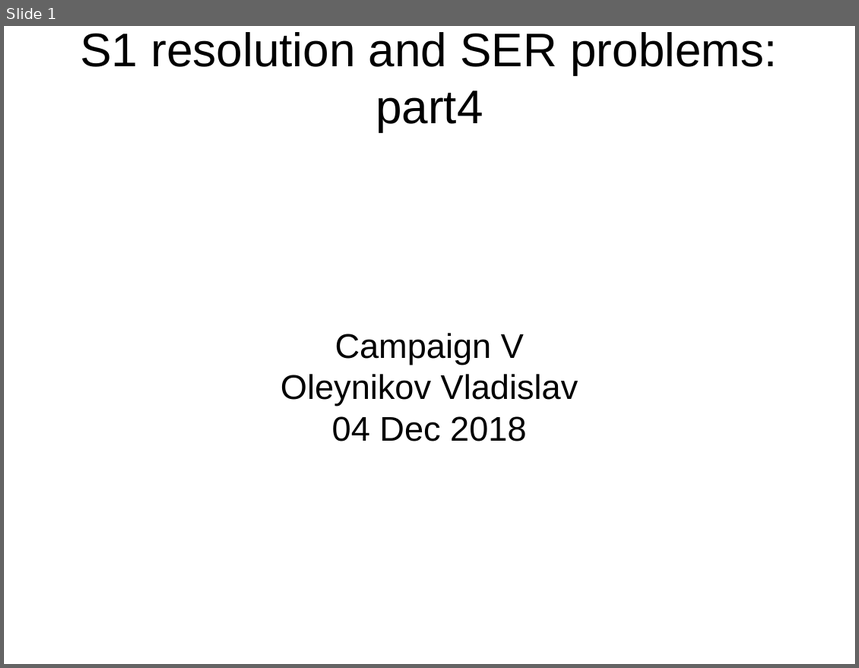
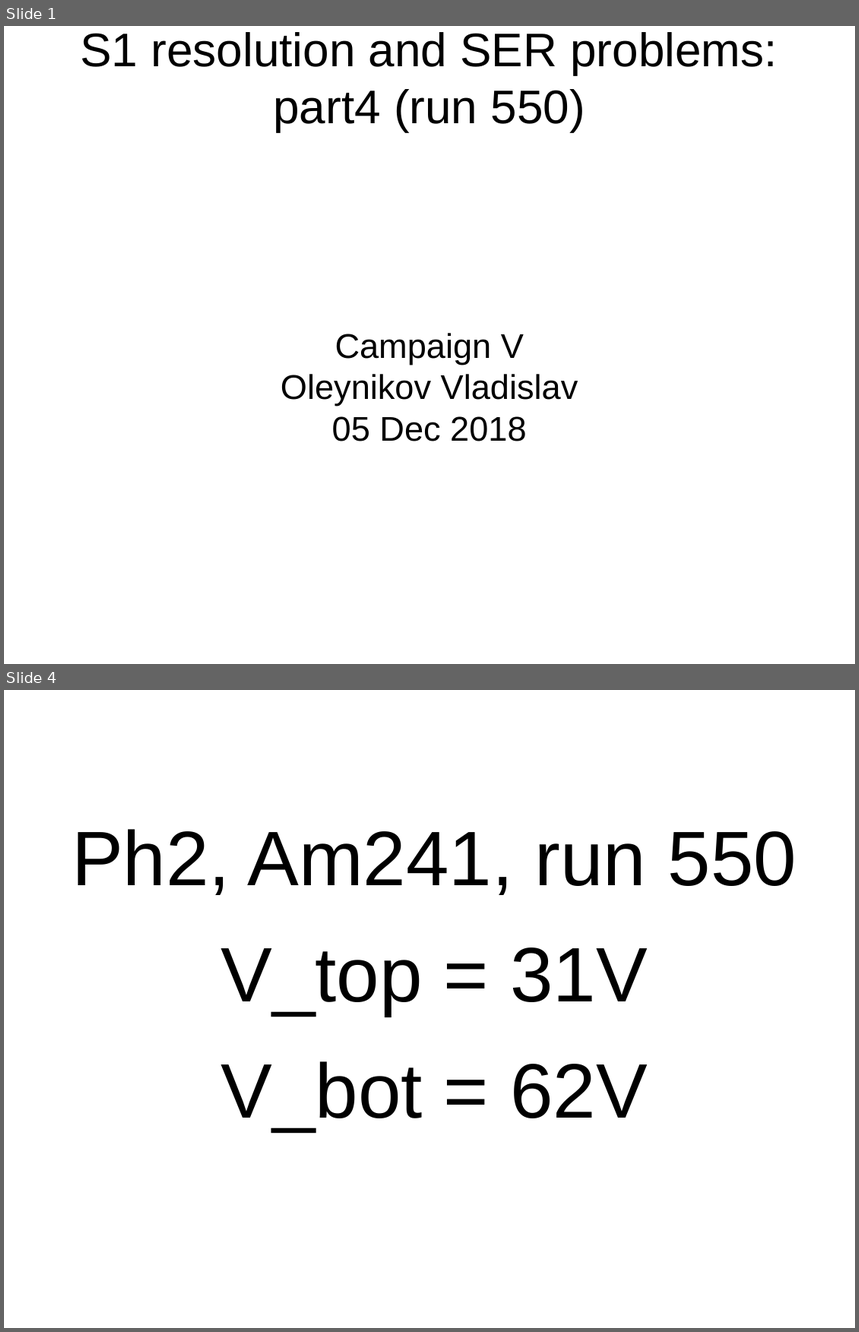
Before and after one commit to Vlad-ole/Red_Reports, a slide deck: S1 resolution and SER problems:part4 (run 550).odp. Shown one above the other, each under a label of ours: slide 1 before the commit, slides 1 and 4 after it; the slides between them are not shown. The pictures are 859x668 and 859x1332 pixels, drawn with LibreOffice and Linux fonts; fonts in the diff are those of the drawing. Boxes give left, top, right and bottom in pixels: in the first picture for what was removed or moved away, otherwise in the second. Text is boxed around its words. In the diff, an @@ line names an element or a change of style, - is before the commit and + after.

Commit message:
add S1 resolution

```diff
--- a/S1 resolution and SER problems:part4 (run 550).odp
+++ b/S1 resolution and SER problems:part4 (run 550).odp
@@ slide 4 added at <box>4,690,855,1328</box>, background #FFFFFF @@
@@ text added at <box>72,829,797,1132</box>, 72 pt, text #000000 @@
+Ph2, Am241, run 550
+V_top = 31V
+V_bot = 62V
@@ slide 1 changed as well @@
@@ title at <box>81,32,777,132</box>: text changed @@
-S1 resolution and SER problems:
-part4
+S1 resolution and SER problems:
+part4 (run 550)
@@ subtitle at <box>332,417,526,442</box>: text changed @@
-04 Dec 2018
+05 Dec 2018
```
Also in this commit, not shown: 24 other slides added, 7 slides removed, 4 other files.
